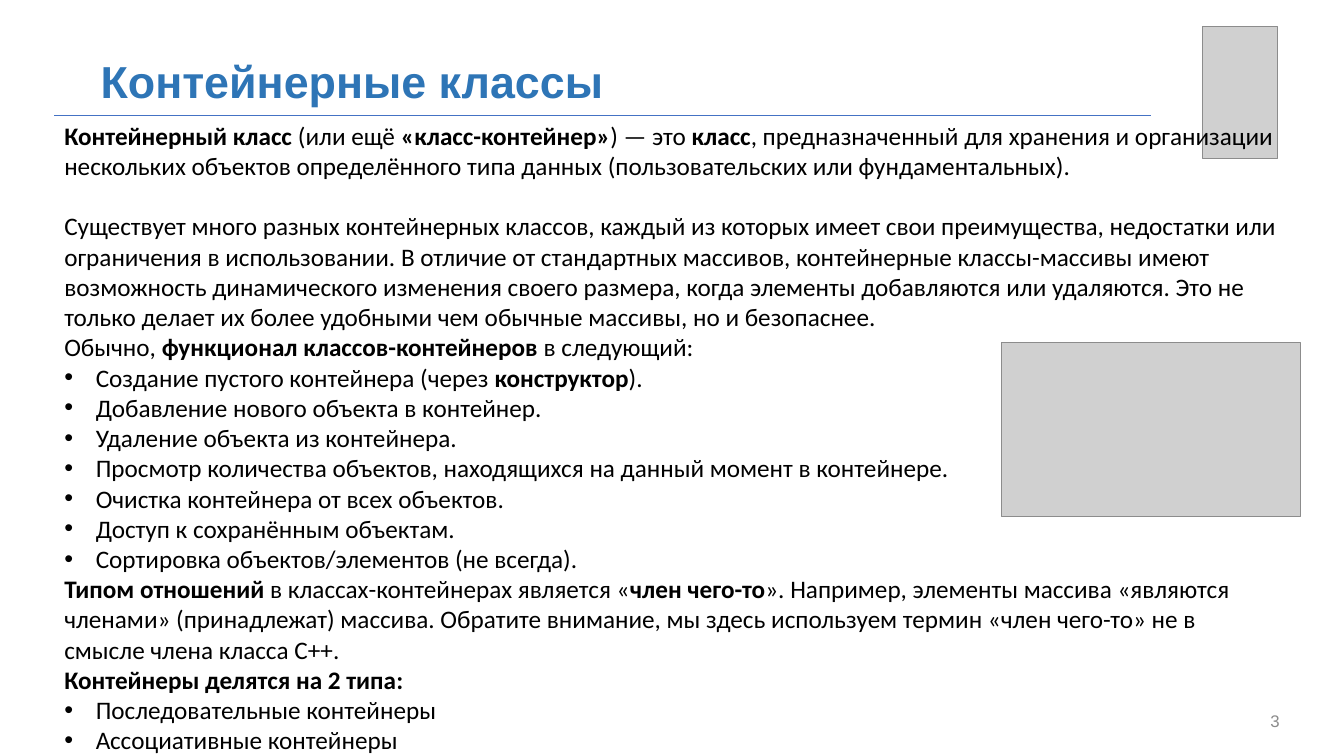
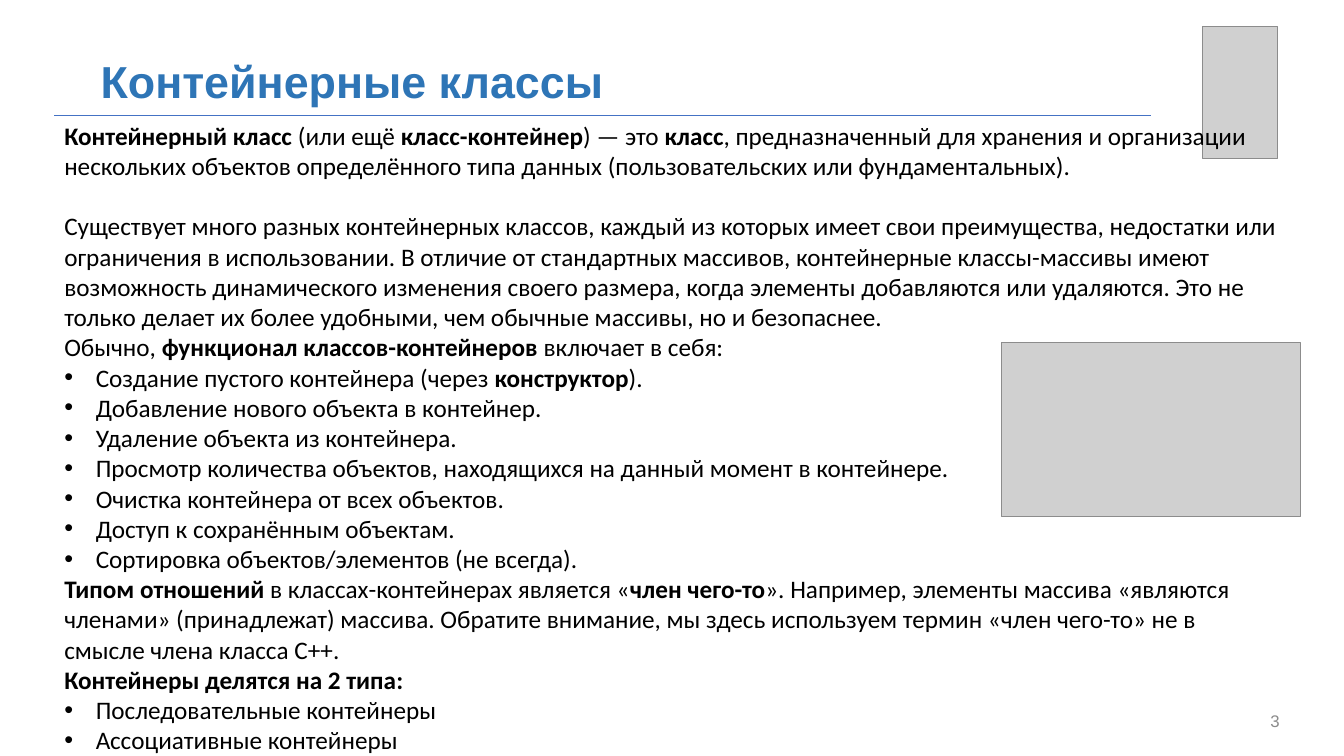
Before and after one commit to MUCTR-IKT-CPP/cpp_course, a slide deck: slide 3 of Лекции/2025/8/Контейнеры.pptx. Drawn at 1344x756 pixels with LibreOffice and Linux fonts; fonts in the diff are those of the drawing; grey boxes stand for pictures; background and template pictures are left out. Boxes give left, top, right and bottom in pixels: in the first picture for what was removed or moved away, otherwise in the second. Text is boxed around its words. In the diff, an @@ line names an element or a change of style, - is before the commit and + after.

```diff
--- a/Лекции/2025/8/Контейнеры.pptx
+++ b/Лекции/2025/8/Контейнеры.pptx
@@ text at [64, 124, 1275, 360]: text changed @@
-Контейнерный класс (или ещё «класс-контейнер») — это класс, предназначенный для хранения и организации нескольких объектов определённого типа данных (пользовательских или фундаментальных).
-Существует много разных контейнерных классов, каждый из которых имеет свои преимущества, недостатки или ограничения в использовании. В отличие от стандартных массивов, контейнерные классы-массивы имеют возможность динамического изменения своего размера, когда элементы добавляются или удаляются. Это не только делает их более удобными чем обычные массивы, но и безопаснее.
-Обычно, функционал классов-контейнеров в следующий:
+Контейнерный класс (или ещё класс-контейнер) — это класс, предназначенный для хранения и организации нескольких объектов определённого типа данных (пользовательских или фундаментальных).
+Существует много разных контейнерных классов, каждый из которых имеет свои преимущества, недостатки или ограничения в использовании. В отличие от стандартных массивов, контейнерные классы-массивы имеют возможность динамического изменения своего размера, когда элементы добавляются или удаляются. Это не только делает их более удобными, чем обычные массивы, но и безопаснее.
+Обычно, функционал классов-контейнеров включает в себя:
```
Also in this commit, not shown: 18 other slides changed, 2 slides added.
